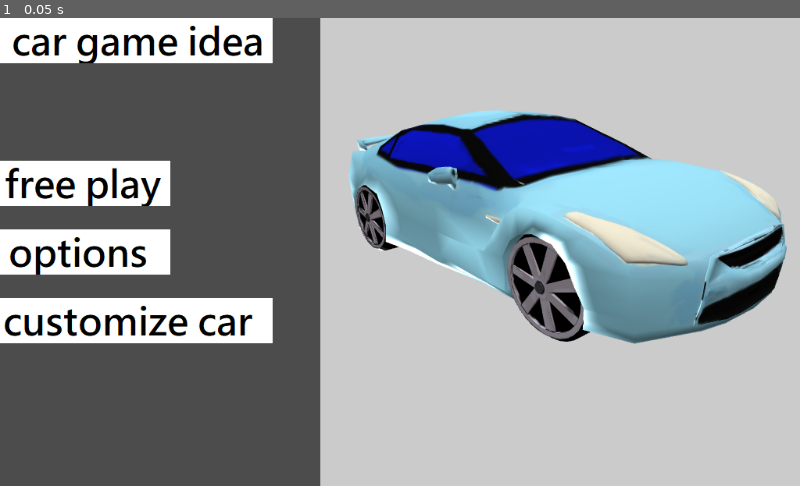
Above: before the commit, frame 1.
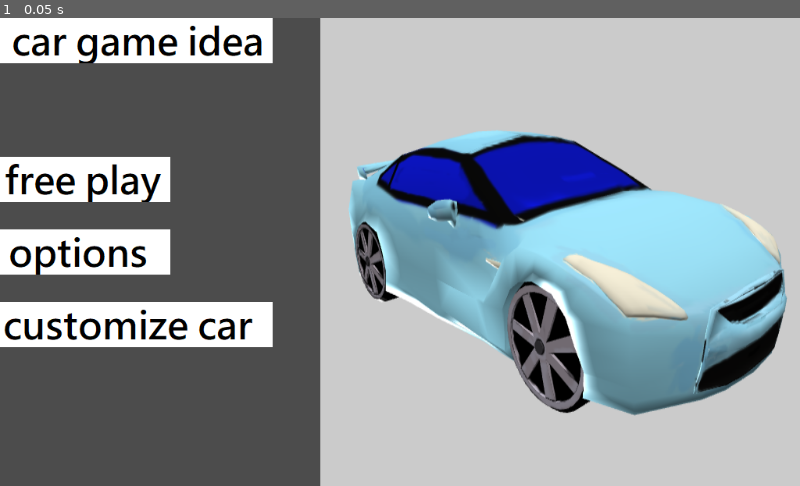
Above: after the commit, the same moment.

Repository: syncopika/car_game_idea
Game: Godot game, scene res://ui/menu/menu.tscn
Same seed, same stepped clock (60 frames per second), same inputs: the game is played once before the commit and once after it.
Inputs:
- Up to frame 1 (0.05 s): no input

The runs differ from the first frame. In frame 1, 24% of the frame differs, in the area x 0-99%, y 19-86%.

Commit message:
add some bgm and fix a bug for car customization scene

Diff:
--- a/ui/car_customization/car_customization.tscn
+++ b/ui/car_customization/car_customization.tscn
@@ -7,6 +7,7 @@
 [ext_resource path="res://ui/car_customization/select_car_btn_group.gd" type="Script" id=5]
 [ext_resource path="res://ui/options/options_page_back_btn.gd" type="Script" id=6]
 [ext_resource path="res://ui/car_customization/select_car_btn_group.tres" type="ButtonGroup" id=7]
+[ext_resource path="res://audio/041626gamebgmidea.ogg" type="AudioStream" id=8]
 
 [sub_resource type="ButtonGroup" id=1]
 
@@ -147,3 +148,7 @@
 render_target_update_mode = 3
 
 [node name="Spatial" parent="HSplitContainer/ViewportContainer/Viewport" instance=ExtResource( 3 )]
+
+[node name="AudioStreamPlayer" type="AudioStreamPlayer" parent="."]
+stream = ExtResource( 8 )
+autoplay = true
--- a/ui/car_customization/car_customize_3d.gd
+++ b/ui/car_customization/car_customize_3d.gd
@@ -50,13 +50,10 @@
 		mat.set_shader_param("diffuse", tex)
 
 	if mat:
-		print("setting material to ", car_mat)
+		#print("setting material to ", car_mat)
 		var car_body = $"selectedCar".get_child(0).get_child(0) # 0th child should be the vehiclebody parent and its 0th child should be the car body mesh
-		print(car_body)
+		#print(car_body)
 		car_body.set_surface_material(0, mat)
 
 func _ready():
-	# by default, show gtr model
-	var instance = gtr.instance()
-	$"selectedCar".add_child(instance)
-	instance.global_transform.origin = Vector3(0, 0, 0)
+	change_car_model()
--- a/ui/car_customization/select_car_btn_group.gd
+++ b/ui/car_customization/select_car_btn_group.gd
@@ -10,7 +10,9 @@
 func _ready():
 	for button in button_group.get_buttons():
 		button.connect("pressed", self, "_on_button_pressed")
-	#print(viewport)
+
+		if Global.selected_car == button.text:
+			button.pressed = true
 
 func _on_button_pressed():
 	var pressed_btn = button_group.get_pressed_button()
--- a/ui/car_customization/select_material_btn_group.gd
+++ b/ui/car_customization/select_material_btn_group.gd
@@ -10,6 +10,10 @@
 func _ready():
 	for button in button_group.get_buttons():
 		button.connect("pressed", self, "_on_button_pressed")
+
+		if Global.selected_car_material == button.text:
+			button.pressed = true
+
 	#print(viewport)
 
 func _on_button_pressed():
--- a/ui/menu/menu.tscn
+++ b/ui/menu/menu.tscn
@@ -37,13 +37,13 @@
 margin_right = 1024.0
 margin_bottom = 600.0
 mouse_filter = 2
-custom_constants/separation = 30
+custom_constants/separation = 35
 alignment = 1
 
 [node name="TextureButton" type="TextureButton" parent="MarginContainer/VBoxContainer"]
-margin_top = 183.0
+margin_top = 178.0
 margin_right = 1024.0
-margin_bottom = 241.0
+margin_bottom = 236.0
 mouse_default_cursor_shape = 2
 texture_normal = ExtResource( 11 )
 texture_hover = ExtResource( 4 )
@@ -59,9 +59,9 @@
 script = ExtResource( 3 )
 
 [node name="TextureButton3" type="TextureButton" parent="MarginContainer/VBoxContainer"]
-margin_top = 359.0
+margin_top = 364.0
 margin_right = 1024.0
-margin_bottom = 417.0
+margin_bottom = 422.0
 mouse_default_cursor_shape = 2
 texture_normal = ExtResource( 9 )
 texture_hover = ExtResource( 5 )
@@ -78,4 +78,4 @@
 margin_right = 1024.0
 margin_bottom = 600.0
 texture = ExtResource( 8 )
-stretch_mode = 2
+stretch_mode = 1
Not shown, added: audio/041626gamebgmidea.ogg.import
Not shown: 1 places in ui/car_customization/car_customization.tscn that only renumber resources
Not shown, added: audio/041626gamebgmidea.ogg
